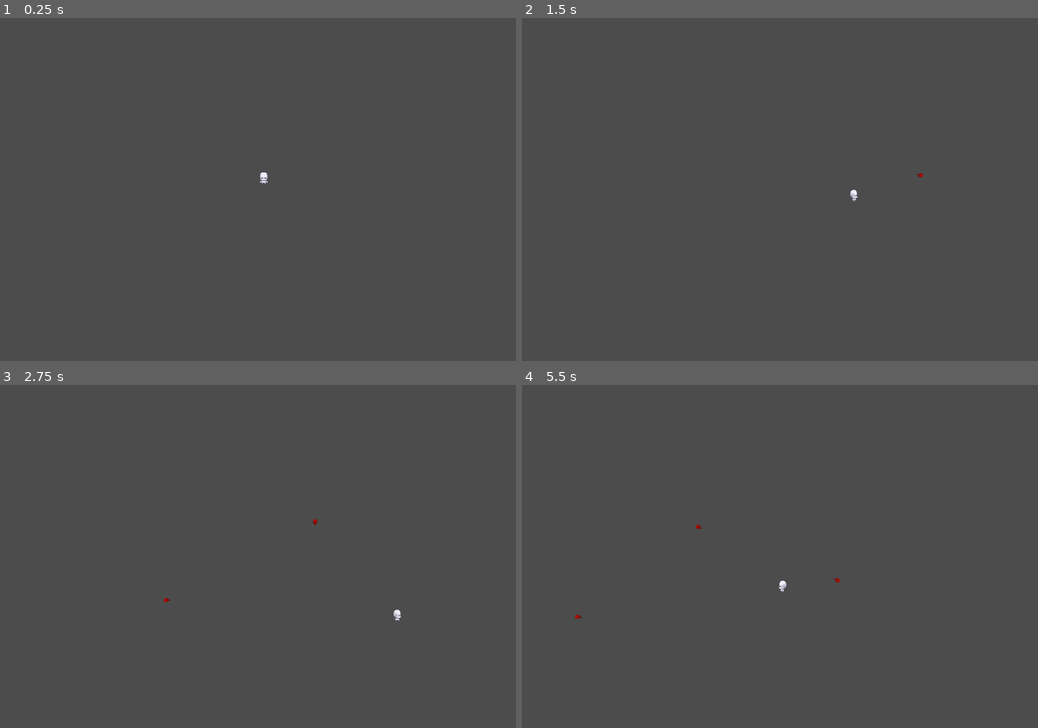
Above: before the commit, frames 1-4 (two rows, left to right).
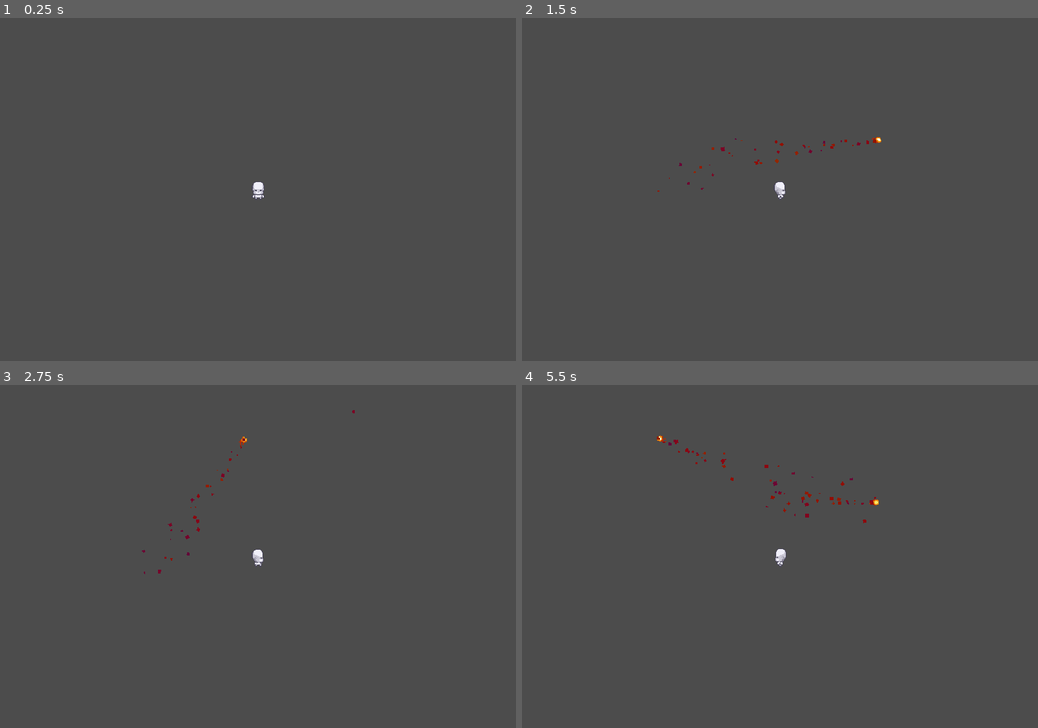
Above: after the commit, the same moments.

Repository: JonasSchiessl/CSC378FinalProject
Game: Godot game, scene res://Scenes/Levels/Level.tscn
Same seed, same stepped clock (60 frames per second), same inputs: the game is played once before the commit and once after it.
Inputs (mouse positions are in pixels of both pictures, inside the frame that each line leads up to):
- Up to frame 1 (0.25 s): no input
- Up to frame 2 (1.5 s): tap Enter at 0.5 s; move the mouse to (893, 172) at 0.52 s; press the mouse at (893, 172) at 0.53 s; hold D (move_right) 0.53-1.28 s; tap Tab (switch_projectile, bound only before the commit) at 0.8, 1.35 s; move the mouse to (676, 206) at 1.27 s; release the mouse at (676, 206) at 1.28 s; hold S (move_down) from 1.28 s (still down)
- Up to frame 3 (2.75 s): click (154, 573) at 1.55 s; move the mouse to (309, 481) at 2.02 s; release S (move_down) at 2.03 s; press the mouse at (309, 481) at 2.03 s; hold D (move_right) from 2.03 s (still down); tap Tab (switch_projectile, bound only before the commit) at 2.3 s
- Up to frame 4 (5.5 s): move the mouse to (754, 625) at 2.77 s; release D (move_right) at 2.78 s; release the mouse at (754, 625) at 2.78 s; hold W (move_up) 2.78-3.53 s; tap Tab (switch_projectile, bound only before the commit) at 2.85, 3.8, 4.35, 5.3 s; click (754, 625) at 3.05 s; move the mouse to (934, 607) at 3.52 s; press the mouse at (934, 607) at 3.53 s; hold A (move_left) 3.53-5.03 s; move the mouse to (625, 505) at 4.27 s; release the mouse at (625, 505) at 4.28 s; click (625, 505) at 4.55 s; move the mouse to (805, 556) at 5.02 s; press the mouse at (805, 556) at 5.03 s; hold S (move_down) from 5.03 s (still down)

The runs differ from the first frame. In frame 1, 0.1% of the frame differs, in the area x 49-52%, y 45-53%; in frame 2, 0.3%; in frame 3, 0.2%; in frame 4, 0.4%, in the area x 10-70%, y 14-69%.

Commit message:
added poison with lingering effect

Diff:
--- a/Assets/projectiles/Fireball.tres
+++ b/Assets/projectiles/Fireball.tres
@@ -1,6 +1,6 @@
 [gd_resource type="SpriteFrames" load_steps=9 format=3 uid="uid://57vovnaucy5f"]
 
-[ext_resource type="Texture2D" uid="uid://cb5f21a7dln8v" path="res://Assets/Projectiles/fireball-Sheet.png" id="1_oyleg"]
+[ext_resource type="Texture2D" uid="uid://cb5f21a7dln8v" path="res://Assets/projectiles/fireball-Sheet.png" id="1_oyleg"]
 
 [sub_resource type="AtlasTexture" id="AtlasTexture_xn66u"]
 atlas = ExtResource("1_oyleg")
--- a/Scenes/Player/player.tscn
+++ b/Scenes/Player/player.tscn
@@ -11,7 +11,11 @@
 [ext_resource type="Script" uid="uid://b6utwqgnhbq5l" path="res://Scripts/Components/Projectiles/projectile_emitter.gd" id="9_gk6dx"]
 [ext_resource type="Script" uid="uid://dml00cd28ie6g" path="res://Scripts/Components/Projectiles/projectile_type.gd" id="10_74mp2"]
 [ext_resource type="PackedScene" uid="uid://dtxe34f4qw2x6" path="res://Scenes/Projectiles/Projectile.tscn" id="10_jhyir"]
-[ext_resource type="SpriteFrames" uid="uid://57vovnaucy5f" path="res://Assets/Projectiles/Fireball.tres" id="11_oikmp"]
+[ext_resource type="Material" uid="uid://b80mqpb7bymk6" path="res://Scenes/Projectiles/Particles/Fireball.tres" id="11_06tpx"]
+[ext_resource type="Material" uid="uid://ce6kcl0p2fv3m" path="res://Scenes/Projectiles/Particles/Default.tres" id="11_dey5f"]
+[ext_resource type="SpriteFrames" uid="uid://57vovnaucy5f" path="res://Assets/projectiles/Fireball.tres" id="11_oikmp"]
+[ext_resource type="SpriteFrames" uid="uid://cekpv6bd5lfh1" path="res://Scenes/Projectiles/Poisonball.tres" id="13_7g0yx"]
+[ext_resource type="PackedScene" uid="uid://4ydf4y6sgq8n" path="res://Scenes/Projectiles/Effects/lingering_effect.tscn" id="13_dey5f"]
 
 [sub_resource type="AtlasTexture" id="AtlasTexture_8erm5"]
 atlas = ExtResource("2_3smsa")
@@ -73,11 +77,11 @@
 name = "Fireball"
 description = "Shoots a basic Fireball"
 sprite_frames = ExtResource("11_oikmp")
-projectile_color = Color(0.675636, 0.0767648, 0, 1)
-trail_color = Color(0.675636, 0.0767648, 0, 1)
+projectile_color = Color(1, 1, 1, 1)
+particle_material = ExtResource("11_06tpx")
 base_speed = 300.0
 base_damage = 5.0
-base_range = 800.0
+base_range = 400.0
 base_knockback = 50.0
 can_arc = false
 default_arc_height = 0.0
@@ -93,6 +97,35 @@
 default_effects = {}
 mana_cost = 0
 cooldown = 1.0
+required_level = 1
+metadata/_custom_type_script = "uid://dml00cd28ie6g"
+
+[sub_resource type="Resource" id="Resource_7g0yx"]
+script = ExtResource("10_74mp2")
+name = "Poison"
+description = ""
+sprite_frames = ExtResource("13_7g0yx")
+projectile_color = Color(1, 1, 1, 1)
+particle_material = ExtResource("11_dey5f")
+base_speed = 200.0
+base_damage = 5.0
+base_range = 200.0
+base_knockback = 0.0
+can_arc = true
+default_arc_height = 1.0
+can_penetrate = false
+default_penetration = 0
+can_area_effect = false
+default_area_radius = 100.0
+can_create_lingering = true
+lingering_effect_scene = ExtResource("13_dey5f")
+default_lingering_type = "poison"
+default_lingering_radius = 10.0
+default_lingering_duration = 3.0
+default_lingering_damage = 3.0
+default_effects = {}
+mana_cost = 0
+cooldown = 4.0
 required_level = 1
 metadata/_custom_type_script = "uid://dml00cd28ie6g"
 
@@ -142,6 +175,8 @@
 [node name="projectile_emitter" type="Node2D" parent="."]
 position = Vector2(0, 9)
 script = ExtResource("9_gk6dx")
-projectile_types = Array[ExtResource("10_74mp2")]([SubResource("Resource_06tpx")])
+projectile_types = Array[ExtResource("10_74mp2")]([SubResource("Resource_06tpx"), SubResource("Resource_7g0yx")])
 universal_projectile_scene = ExtResource("10_jhyir")
 metadata/_custom_type_script = "uid://b6utwqgnhbq5l"
+
+[node name="Camera2D" type="Camera2D" parent="."]
--- /dev/null
+++ b/Scenes/Projectiles/Effects/lingering_effect.tscn
@@ -0,0 +1,24 @@
+[gd_scene load_steps=3 format=3 uid="uid://4ydf4y6sgq8n"]
+
+[ext_resource type="Script" uid="uid://h7mwt32so6i0" path="res://Scripts/Components/Projectiles/lingering_effect.gd" id="1_uv8kl"]
+[ext_resource type="Material" uid="uid://b8kqh5njmeg1m" path="res://Scenes/Projectiles/Particles/Poison.tres" id="2_rjetu"]
+
+[node name="LingeringEffect" type="Node2D"]
+script = ExtResource("1_uv8kl")
+effect_duration = 3.0
+effect_type = "poison"
+effect_color = Color(0.350327, 0.773968, 0, 0.7)
+
+[node name="EffectArea" type="Area2D" parent="."]
+collision_layer = 32
+collision_mask = 8
+
+[node name="CollisionShape2D" type="CollisionShape2D" parent="EffectArea"]
+
+[node name="EffectParticles" type="GPUParticles2D" parent="."]
+rotation = -1.5708
+amount = 100
+lifetime = 0.55
+fixed_fps = 10
+trail_lifetime = 1.0
+process_material = ExtResource("2_rjetu")
--- /dev/null
+++ b/Scenes/Projectiles/Particles/Default.tres
@@ -0,0 +1,15 @@
+[gd_resource type="ParticleProcessMaterial" format=3 uid="uid://ce6kcl0p2fv3m"]
+
+[resource]
+lifetime_randomness = 0.5
+particle_flag_disable_z = true
+initial_velocity_min = 10.0
+initial_velocity_max = 50.0
+angular_velocity_min = -180.0
+angular_velocity_max = 180.0
+gravity = Vector3(0, 0, 0)
+damping_min = 1.0
+damping_max = 3.0
+scale_min = 1.5
+scale_max = 5.0
+color = Color(0.429529, 0.438814, 0.424954, 1)
--- /dev/null
+++ b/Scenes/Projectiles/Particles/Fireball.tres
@@ -0,0 +1,17 @@
+[gd_resource type="ParticleProcessMaterial" format=3 uid="uid://b80mqpb7bymk6"]
+
+[resource]
+lifetime_randomness = 0.5
+particle_flag_disable_z = true
+initial_velocity_min = 10.0
+initial_velocity_max = 50.0
+angular_velocity_min = -180.0
+angular_velocity_max = 180.0
+gravity = Vector3(0, 0, 0)
+damping_min = 1.0
+damping_max = 3.0
+scale_min = 1.5
+scale_max = 5.0
+color = Color(0.545061, 0.027549, 0.0712528, 1)
+hue_variation_min = -0.1
+hue_variation_max = 0.1
--- /dev/null
+++ b/Scenes/Projectiles/Particles/Poison.tres
@@ -0,0 +1,20 @@
+[gd_resource type="ParticleProcessMaterial" format=3 uid="uid://b8kqh5njmeg1m"]
+
+[resource]
+lifetime_randomness = 0.5
+particle_flag_disable_z = true
+emission_shape_scale = Vector3(10, 10, 1)
+emission_shape = 1
+emission_sphere_radius = 5.0
+initial_velocity_min = 10.0
+initial_velocity_max = 50.0
+angular_velocity_min = -180.0
+angular_velocity_max = 180.0
+gravity = Vector3(0, 0, 0)
+damping_min = 1.0
+damping_max = 3.0
+scale_min = 1.5
+scale_max = 2.86
+color = Color(0, 0.623845, 0.247356, 1)
+hue_variation_min = -0.1
+hue_variation_max = 0.1
--- /dev/null
+++ b/Scenes/Projectiles/Poisonball.tres
@@ -0,0 +1,60 @@
+[gd_resource type="SpriteFrames" load_steps=9 format=3 uid="uid://cekpv6bd5lfh1"]
+
+[ext_resource type="Texture2D" uid="uid://bev5jtd7m3s1h" path="res://Assets/projectiles/acidball-Sheet.png" id="1_nbdv1"]
+
+[sub_resource type="AtlasTexture" id="AtlasTexture_ywcgi"]
+atlas = ExtResource("1_nbdv1")
+region = Rect2(0, 0, 32, 32)
+
+[sub_resource type="AtlasTexture" id="AtlasTexture_p1x2e"]
+atlas = ExtResource("1_nbdv1")
+region = Rect2(32, 0, 32, 32)
+
+[sub_resource type="AtlasTexture" id="AtlasTexture_is88o"]
+atlas = ExtResource("1_nbdv1")
+region = Rect2(64, 0, 32, 32)
+
+[sub_resource type="AtlasTexture" id="AtlasTexture_fc31d"]
+atlas = ExtResource("1_nbdv1")
+region = Rect2(96, 0, 32, 32)
+
+[sub_resource type="AtlasTexture" id="AtlasTexture_lcao7"]
+atlas = ExtResource("1_nbdv1")
+region = Rect2(128, 0, 32, 32)
+
+[sub_resource type="AtlasTexture" id="AtlasTexture_svuop"]
+atlas = ExtResource("1_nbdv1")
+region = Rect2(160, 0, 32, 32)
+
+[sub_resource type="AtlasTexture" id="AtlasTexture_dqlmo"]
+atlas = ExtResource("1_nbdv1")
+region = Rect2(192, 0, 32, 32)
+
+[resource]
+animations = [{
+"frames": [{
+"duration": 1.0,
+"texture": SubResource("AtlasTexture_ywcgi")
+}, {
+"duration": 1.0,
+"texture": SubResource("AtlasTexture_p1x2e")
+}, {
+"duration": 1.0,
+"texture": SubResource("AtlasTexture_is88o")
+}, {
+"duration": 1.0,
+"texture": SubResource("AtlasTexture_fc31d")
+}, {
+"duration": 1.0,
+"texture": SubResource("AtlasTexture_lcao7")
+}, {
+"duration": 1.0,
+"texture": SubResource("AtlasTexture_svuop")
+}, {
+"duration": 1.0,
+"texture": SubResource("AtlasTexture_dqlmo")
+}],
+"loop": true,
+"name": &"default",
+"speed": 5.0
+}]
--- a/Scenes/Projectiles/Projectile.tscn
+++ b/Scenes/Projectiles/Projectile.tscn
@@ -29,3 +29,7 @@
 [node name="CollisionShape2D" type="CollisionShape2D" parent="AreaEffectZone"]
 shape = SubResource("CircleShape2D_bowbh")
 disabled = true
+
+[node name="TrailParticles" type="GPUParticles2D" parent="."]
+emitting = false
+amount = 50
--- a/Scripts/Components/Projectiles/lingering_effect.gd
+++ b/Scripts/Components/Projectiles/lingering_effect.gd
@@ -24,7 +24,15 @@
 @onready var particles: GPUParticles2D = $EffectParticles
 @onready var light: PointLight2D = $PointLight2D if has_node("PointLight2D") else null
 
+
 func _ready() -> void:
+	# Always set as top level to avoid following parent transforms
+	set_as_top_level(true)
+
+	# Ensure we're using global coordinates
+	# This prevents the effect from inheriting any parent transformations
+	var stored_global_pos = global_position
+
 	# Set up collision shape
 	var circle_shape = CircleShape2D.new()
 	circle_shape.radius = effect_radius
@@ -36,6 +44,14 @@
 	# Connect area signals
 	effect_area.area_entered.connect(_on_area_entered)
 	effect_area.area_exited.connect(_on_area_exited)
+
+	# Restore global position after setup (in case it got modified)
+	global_position = stored_global_pos
+
+	if particles:
+		particles.z_index = -1
+	# Debug print to verify position
+	print("Lingering effect spaw")
 
 func _process(delta: float) -> void:
 	# Update lifetime timer
--- a/Scripts/Components/Projectiles/projectile.gd
+++ b/Scripts/Components/Projectiles/projectile.gd
@@ -43,64 +43,6 @@
 @onready var sprite: AnimatedSprite2D = $AnimatedSprite2D
 @onready var particles: GPUParticles2D = $TrailParticles if has_node("TrailParticles") else null
 @onready var audio_player: AudioStreamPlayer2D = $AudioStreamPlayer2D if has_node("AudioStreamPlayer2D") else null
-
-func _ready() -> void:
-	# Save start position for range calculation
-	start_position = global_position
-
-	# Save original scale
-	if base_scale == 0.0:
-		base_scale = sprite.scale.x
-
-	# Initialize penetration
-	penetration_remaining = penetration
-
-	# Set up area effect if enabled
-	if area_effect and has_node("AreaEffectZone"):
-		$AreaEffectZone.monitoring = false
-		var circle_shape = CircleShape2D.new()
-		circle_shape.radius = area_effect_radius
-		area_effect_shape.shape = circle_shape
-
-	# Connect hitbox signals
-	hitbox_component.area_entered.connect(_on_hitbox_area_entered)
-	hitbox_component.body_entered.connect(_on_hitbox_body_entered)
-
-	# Enable hitbox
-	hitbox_component.active = true
-	hitbox_component.monitoring = true
-
-# Configure this projectile to act as a specific type
-func configure_as_type(projectile_type: ProjectileType) -> void:
-	if not projectile_type:
-		return
-
-	# Ensure sprite is initialized
-	if not sprite:
-		sprite = $AnimatedSprite2D
-		if not sprite:
-			push_error("AnimatedSprite2D not found in projectile scene!")
-			return
-
-	# Apply visual configuration
-	if projectile_type.sprite_frames:
-		sprite.sprite_frames = projectile_type.sprite_frames
-		sprite.play("default")
-
-	if projectile_type.projectile_color != Color.WHITE:
-		sprite.modulate = projectile_type.projectile_color
-
-	if particles and projectile_type.trail_color != Color.WHITE:
-		if particles.process_material:
-			particles.process_material.color = projectile_type.trail_color
-
-	if projectile_type.particle_texture and particles:
-		particles.texture = projectile_type.particle_texture
-
-	# Apply audio configuration
-	if audio_player and projectile_type.launch_sound:
-		audio_player.stream = projectile_type.launch_sound
-		audio_player.play()
 
 # Set up the projectile with attack data and settings
 func setup(new_attack: Attack, new_direction: Vector2,
@@ -111,6 +53,7 @@
 		   new_lingering_radius: float = lingering_effect_radius, new_lingering_duration: float = lingering_effect_duration,
 		   new_lingering_damage: float = lingering_effect_damage,
 		   projectile_type: ProjectileType = null) -> void:
+
 	attack = new_attack
 	direction = new_direction.normalized()
 	speed = new_speed
@@ -132,11 +75,40 @@
 	if projectile_type:
 		configure_as_type(projectile_type)
 
+	# Setup particles AFTER configuring type
+	setup_particles()
+
 	# Update area effect shape if needed
 	if area_effect and area_effect_shape != null:
 		var circle_shape = CircleShape2D.new()
 		circle_shape.radius = area_effect_radius
 		area_effect_shape.shape = circle_shape
+
+func _ready() -> void:
+	# Save start position for range calculation
+	start_position = global_position
+
+	# Save original scale
+	if base_scale == 0.0:
+		base_scale = sprite.scale.x
+
+	# Initialize penetration
+	penetration_remaining = penetration
+
+	# Set up area effect if enabled
+	if area_effect and has_node("AreaEffectZone"):
+		$AreaEffectZone.monitoring = false
+		var circle_shape = CircleShape2D.new()
+		circle_shape.radius = area_effect_radius
+		area_effect_shape.shape = circle_shape
+
+	# Connect hitbox signals
+	hitbox_component.area_entered.connect(_on_hitbox_area_entered)
+	hitbox_component.body_entered.connect(_on_hitbox_body_entered)
+
+	# Enable hitbox
+	hitbox_component.active = true
+	hitbox_component.monitoring = true
 
 func _physics_process(delta: float) -> void:
 	# Update timer
@@ -178,6 +150,84 @@
 				var original_extents = collision_shape.shape.extents / scale_factor
 				collision_shape.shape.extents = original_extents * scale_factor
 
+# New function to properly setup particles
+func setup_particles() -> void:
+	if not particles:
+		return
+
+	# Update particle direction based on projectile movement
+	if particles.process_material and particles.process_material is ParticleProcessMaterial:
+		var material = particles.process_material as ParticleProcessMaterial
+		# Particles should emit backwards from projectile direction
+		material.direction = Vector3(-direction.x, -direction.y, 0)
+		# Adjust initial velocity based on projectile speed
+		material.initial_velocity_min = speed * 0.1
+		material.initial_velocity_max = speed * 0.3
+
+	# Start emitting particles
+	particles.emitting = true
+
+# Configure this projectile to act as a specific type
+func configure_as_type(projectile_type: ProjectileType) -> void:
+	if not projectile_type:
+		return
+
+	# Ensure sprite is initialized
+	if not sprite:
+		sprite = $AnimatedSprite2D
+		if not sprite:
+			push_error("AnimatedSprite2D not found in projectile scene!")
+			return
+
+	# Apply visual configuration
+	if projectile_type.sprite_frames:
+		sprite.sprite_frames = projectile_type.sprite_frames
+		sprite.play("default")
+
+	if projectile_type.projectile_color != Color.WHITE:
+		sprite.modulate = projectile_type.projectile_color
+
+	# Apply particle configuration
+	if particles:
+		# Use the projectile type's specific particle material if provided
+		if projectile_type.particle_material:
+			particles.process_material = projectile_type.particle_material
+		else:
+			# Create a default particle material if none provided
+			var default_material = ParticleProcessMaterial.new()
+			default_material.emission_shape = ParticleProcessMaterial.EMISSION_SHAPE_POINT
+			default_material.spread = 15.0
+			default_material.initial_velocity_min = 50.0
+			default_material.initial_velocity_max = 100.0
+			default_material.scale_min = 0.5
+			default_material.scale_max = 1.0
+			# Use projectile color for particles if no custom material
+			default_material.color = projectile_type.projectile_color
+			particles.process_material = default_material
+
+		# Set particle texture if provided
+		if projectile_type.particle_texture:
+			particles.texture = projectile_type.particle_texture
+
+	# Apply audio configuration
+	if audio_player and projectile_type.launch_sound:
+		audio_player.stream = projectile_type.launch_sound
+		audio_player.play()
+
+# Function to stop particles gracefully
+func stop_particles() -> void:
+	if particles:
+		particles.emitting = false
+		# Optional: Let existing particles finish their lifetime
+		var timer = get_tree().create_timer(particles.lifetime)
+		timer.timeout.connect(func():
+			if is_instance_valid(self):
+				queue_free()
+		)
+	else:
+		# If no particles, just destroy immediately
+		queue_free()
+
 # Called when hitting a hurtbox
 func _on_hitbox_area_entered(area: Area2D) -> void:
 	if area is HurtboxComponent and not targets_hit.has(area):
@@ -194,7 +244,8 @@
 				trigger_area_effect()
 			elif create_lingering_effect:
 				spawn_lingering_effect()
-			queue_free()
+			else:
+				stop_particles()
 
 # Called when hitting a physics body (like walls)
 func _on_hitbox_body_entered(body: Node2D) -> void:
@@ -203,7 +254,8 @@
 		trigger_area_effect()
 	elif create_lingering_effect:
 		spawn_lingering_effect()
-	queue_free()
+	else:
+		stop_particles()
 
 # Trigger area effect explosion
 func trigger_area_effect() -> void:
@@ -246,9 +298,8 @@
 	hitbox_component.monitorable = false
 	sprite.visible = false
 
-	# Create timer to destroy after effects finish
-	var timer = get_tree().create_timer(0.5)  # Adjust as needed
-	timer.timeout.connect(queue_free)
+	# Stop particles and handle cleanup
+	stop_particles()
 
 # Spawn a lingering effect at the current position
 func spawn_lingering_effect() -> void:
@@ -256,11 +307,36 @@
 		return
 
 	var effect = lingering_effect_scene.instantiate()
-	get_tree().current_scene.add_child(effect)
-	effect.global_position = global_position
+
+	# Find the best parent for the lingering effect
+	var target_parent = get_tree().current_scene
+
+	# If we're testing in the player scene, find a better parent
+	# Look for a Node2D that isn't the player or projectile emitter
+	if target_parent.name == "Player" or target_parent is CharacterBody2D:
+		# Try to find the world/level node, or create one if needed
+		var world_node = target_parent.get_parent()
+		if world_node and world_node != get_tree().root:
+			target_parent = world_node
+		else:
+			# Last resort: add to scene tree root
+			target_parent = get_tree().root
+
+	# Add to the chosen parent
+	target_parent.add_child(effect)
+
+	# CRITICAL: Set the global position AFTER adding to scene
+	# Store position before adding to avoid any transform issues
+	var spawn_position = global_position
+	effect.global_position = spawn_position
+
+	# Setup the effect with proper parameters
 	effect.setup(attack.attack_source, lingering_effect_radius,
 				lingering_effect_duration, lingering_effect_damage,
 				lingering_effect_type)
+
+	# Stop particles after spawning lingering effect
+	stop_particles()
 
 # Called when projectile expires (range/lifetime)
 func on_projectile_expire() -> void:
@@ -268,4 +344,5 @@
 		trigger_area_effect()
 	elif create_lingering_effect:
 		spawn_lingering_effect()
-	queue_free()
+	else:
+		stop_particles()
--- a/Scripts/Components/Projectiles/projectile_emitter.gd
+++ b/Scripts/Components/Projectiles/projectile_emitter.gd
@@ -94,7 +94,14 @@
 			var effect_data = projectile_type_to_use.default_effects[effect_name]
 			attack.apply_effect(effect_name, effect_data.strength, effect_data.duration)
 
-	# Set up projectile with all parameters
+	# IMPORTANT: Add to scene FIRST, then set position
+	get_tree().current_scene.add_child(projectile)
+
+	# Set initial position AFTER adding to scene tree
+	# Use global_position to ensure correct world positioning
+	projectile.global_position = global_position
+
+	# Set up projectile with all parameters AFTER positioning
 	projectile.setup(attack, direction, speed, proj_range, arc_height,
 					penetration, area_effect, area_radius,
 					lingering, lingering_type, lingering_radius,
@@ -103,12 +110,6 @@
 	# Set lingering effect scene if needed
 	if lingering and projectile.create_lingering_effect and projectile_type_to_use and projectile_type_to_use.lingering_effect_scene:
 		projectile.lingering_effect_scene = projectile_type_to_use.lingering_effect_scene
-
-	# Add to scene
-	get_tree().current_scene.add_child(projectile)
-
-	# Set initial position at entity
-	projectile.global_position = global_position
 
 # Change current projectile type by name
 func set_projectile_type(projectile_name: String) -> void:
--- a/Scripts/Components/Projectiles/projectile_type.gd
+++ b/Scripts/Components/Projectiles/projectile_type.gd
@@ -10,7 +10,7 @@
 @export_category("Visual Configuration")
 @export var sprite_frames: SpriteFrames
 @export var projectile_color: Color = Color.WHITE
-@export var trail_color: Color = Color.WHITE
+@export var particle_material: ParticleProcessMaterial
 @export var particle_texture: Texture2D
 
 # Audio configuration
--- a/Scripts/Player/player.gd
+++ b/Scripts/Player/player.gd
@@ -43,10 +43,6 @@
 	# Handle projectile attacks
 	if event.is_action_pressed("fire"):
 		projectile_emitter.fire_projectile(aim_direction)
-
-	# Handle projectile switching
-	if event.is_action_pressed("switch_projectile"):
-		switch_projectile()
 
 	# Handle specific projectile selection (1-9 keys)
 	for i in range(9):
--- a/project.godot
+++ b/project.godot
@@ -20,6 +20,7 @@
 window/size/viewport_width=1080
 window/size/viewport_height=720
 window/stretch/mode="viewport"
+window/stretch/scale=1.5
 
 [input]
 
@@ -50,11 +51,6 @@
 fire={
 "deadzone": 0.2,
 "events": [Object(InputEventMouseButton,"resource_local_to_scene":false,"resource_name":"","device":-1,"window_id":0,"a …(253 unchanged characters)…
-]
-}
-switch_projectile={
-"deadzone": 0.2,
-"events": [Object(InputEventKey,"resource_local_to_scene":false,"resource_name":"","device":-1,"window_id":0,"alt_pressed":false,"shift_pressed":false,"ctrl_pressed":false,"meta_pressed":false,"pressed":false,"keycode":0,"physical_keycode":4194306,"key_label":0,"unicode":0,"location":0,"echo":false,"script":null)
 ]
 }
 projectile_1={
Binary file added: Assets/acidball-Sheet.gif
Binary file added: Assets/projectiles/acidball-Sheet.gif
Binary file added: Assets/projectiles/acidball-Sheet.png
Not shown, changed: Assets/projectiles/acidball-Sheet.png.import
Not shown: 1 places in Scenes/Player/player.tscn that only renumber resources
